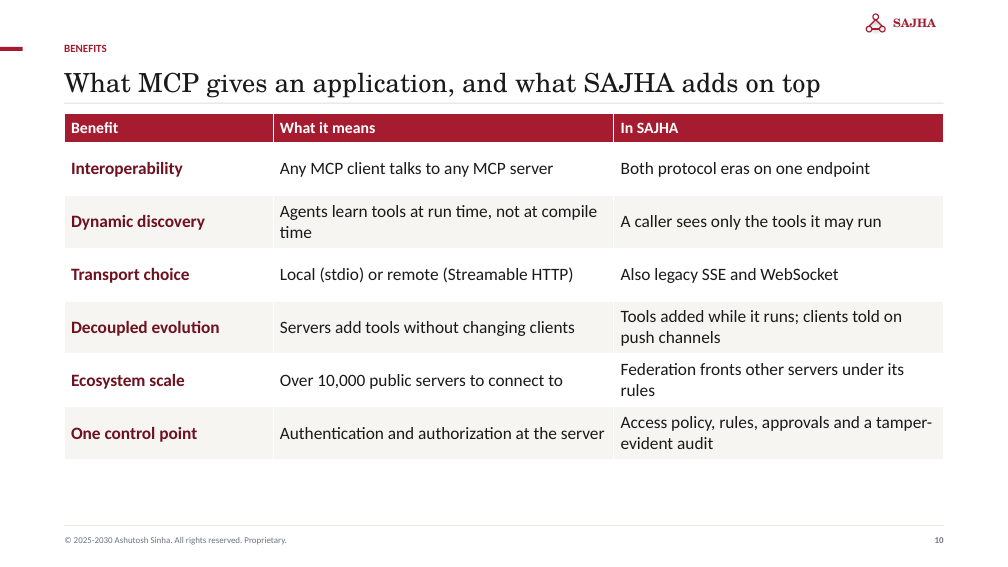
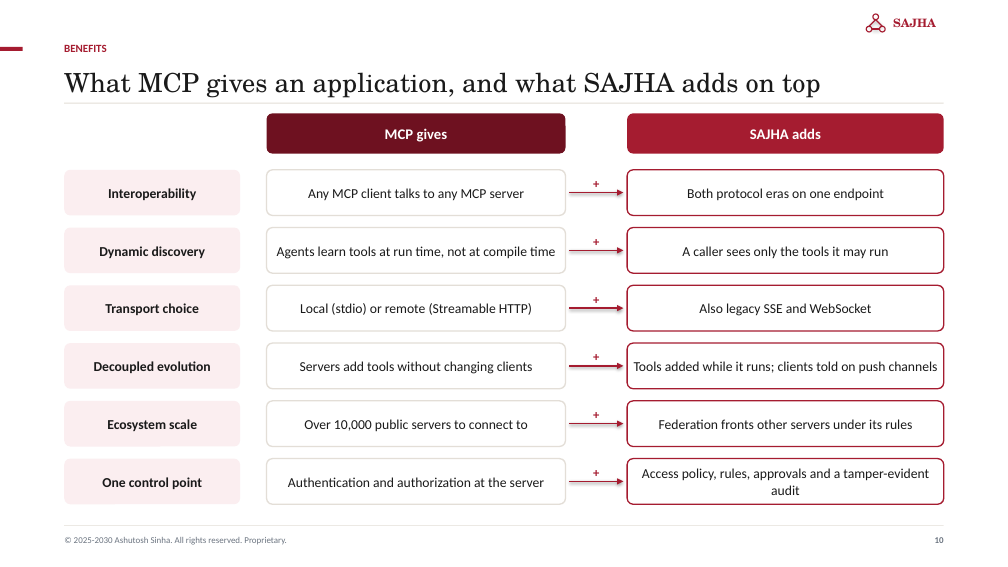
Before and after one commit to ajsinha/sajhamcpserver, a slide deck: slide 10 of docs/publications/SAJHA-MCP-Server.pptx. Drawn at 1008x567 pixels with LibreOffice and Linux fonts; fonts in the diff are those of the drawing. Boxes give left, top, right and bottom in pixels: in the first picture for what was removed or moved away, otherwise in the second. Text is boxed around its words. In the diff, an @@ line names an element or a change of style, - is before the commit and + after.

```diff
--- a/docs/publications/SAJHA-MCP-Server.pptx
+++ b/docs/publications/SAJHA-MCP-Server.pptx
@@ table removed at (64, 113, 944, 460), 7 rows, 3 columns @@
-Benefit | What it means | In SAJHA
-Interoperability | Any MCP client talks to any MCP server | Both protocol eras on one endpoint
-Dynamic discovery | Agents learn tools at run time, not at compile time | A caller sees only the tools it may run
-Transport choice | Local (stdio) or remote (Streamable HTTP) | Also legacy SSE and WebSocket
-Decoupled evolution | Servers add tools without changing clients | Tools added while it runs; clients told on push channels
-Ecosystem scale | Over 10,000 public servers to connect to | Federation fronts other servers under its rules
-One control point | Authentication and authorization at the server | Access policy, rules, approvals and a tamper-evident audit
@@ rounded rectangle added at (267, 113, 566, 154), fill #6E1120, 14 pt, text #FFFFFF, bold @@
+MCP gives
@@ rounded rectangle added at (628, 113, 944, 154), fill #A51C30, 14 pt, text #FFFFFF, bold @@
+SAJHA adds
@@ rounded rectangle added at (64, 170, 240, 216), fill #FBEEF0, 13 pt, text #1A1A1A, bold @@
+Interoperability
@@ rounded rectangle added at (267, 170, 566, 216), fill #FFFFFF, outline #E3DED7 1.25 pt, 13 pt, text #1A1A1A @@
+Any MCP client talks to any MCP server
@@ text added at (585, 173, 607, 190), 12 pt, text #A51C30, bold @@
++
@@ rounded rectangle added at (628, 170, 944, 216), fill #FFFFFF, outline #A51C30 1.25 pt, 13 pt, text #1A1A1A @@
+Both protocol eras on one endpoint
@@ arrow added from (569, 193) to (624, 193), #A51C30 1.6 pt @@
@@ rounded rectangle added at (64, 228, 240, 273), fill #FBEEF0, 13 pt, text #1A1A1A, bold @@
+Dynamic discovery
@@ rounded rectangle added at (267, 228, 566, 273), fill #FFFFFF, outline #E3DED7 1.25 pt, 13 pt, text #1A1A1A @@
+Agents learn tools at run time, not at compile time
@@ text added at (585, 231, 607, 247), 12 pt, text #A51C30, bold @@
++
@@ rounded rectangle added at (628, 228, 944, 273), fill #FFFFFF, outline #A51C30 1.25 pt, 13 pt, text #1A1A1A @@
+A caller sees only the tools it may run
@@ arrow added from (569, 250) to (624, 250), #A51C30 1.6 pt @@
@@ rounded rectangle added at (64, 285, 240, 330), fill #FBEEF0, 13 pt, text #1A1A1A, bold @@
+Transport choice
@@ rounded rectangle added at (267, 285, 566, 330), fill #FFFFFF, outline #E3DED7 1.25 pt, 13 pt, text #1A1A1A @@
+Local (stdio) or remote (Streamable HTTP)
@@ text added at (585, 289, 607, 306), 12 pt, text #A51C30, bold @@
++
@@ rounded rectangle added at (628, 285, 944, 330), fill #FFFFFF, outline #A51C30 1.25 pt, 13 pt, text #1A1A1A @@
+Also legacy SSE and WebSocket
@@ arrow added from (569, 309) to (624, 309), #A51C30 1.6 pt @@
@@ rounded rectangle added at (64, 343, 240, 389), fill #FBEEF0, 13 pt, text #1A1A1A, bold @@
+Decoupled evolution
@@ rounded rectangle added at (267, 343, 566, 389), fill #FFFFFF, outline #E3DED7 1.25 pt, 13 pt, text #1A1A1A @@
+Servers add tools without changing clients
@@ text added at (585, 346, 607, 363), 12 pt, text #A51C30, bold @@
++
@@ rounded rectangle added at (628, 343, 944, 389), fill #FFFFFF, outline #A51C30 1.25 pt, 13 pt, text #1A1A1A @@
+Tools added while it runs; clients told on push channels
@@ arrow added from (569, 366) to (624, 366), #A51C30 1.6 pt @@
@@ rounded rectangle added at (64, 401, 240, 446), fill #FBEEF0, 13 pt, text #1A1A1A, bold @@
+Ecosystem scale
@@ rounded rectangle added at (267, 401, 566, 446), fill #FFFFFF, outline #E3DED7 1.25 pt, 13 pt, text #1A1A1A @@
+Over 10,000 public servers to connect to
@@ text added at (585, 404, 607, 420), 12 pt, text #A51C30, bold @@
++
@@ rounded rectangle added at (628, 401, 944, 446), fill #FFFFFF, outline #A51C30 1.25 pt, 13 pt, text #1A1A1A @@
+Federation fronts other servers under its rules
@@ arrow added from (569, 423) to (624, 423), #A51C30 1.6 pt @@
@@ rounded rectangle added at (64, 459, 240, 504), fill #FBEEF0, 13 pt, text #1A1A1A, bold @@
+One control point
@@ rounded rectangle added at (267, 459, 566, 504), fill #FFFFFF, outline #E3DED7 1.25 pt, 13 pt, text #1A1A1A @@
+Authentication and authorization at the server
@@ text added at (585, 462, 607, 479), 12 pt, text #A51C30, bold @@
++
@@ rounded rectangle added at (628, 459, 944, 504), fill #FFFFFF, outline #A51C30 1.25 pt, 13 pt, text #1A1A1A @@
+Access policy, rules, approvals and a tamper-evident audit
@@ arrow added from (569, 482) to (624, 482), #A51C30 1.6 pt @@
```
Also in this commit, not shown: 34 other slides changed, 9 other files.
